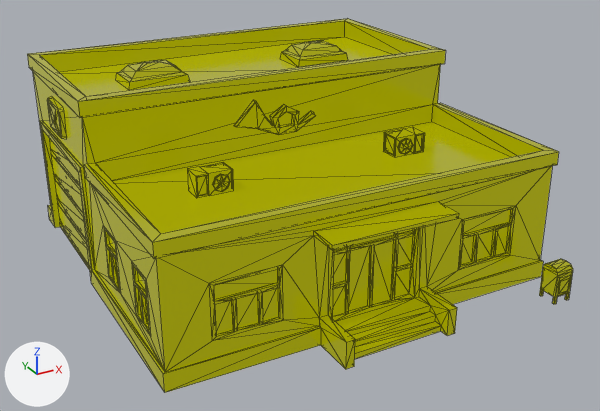
The glTF model public/models/building-post.glb as it was, and as the next commit left it.
The view is the same before and after, from a 50 mm lens placed at (-12.58, -24.47, 13.7), pointed at (0.12, -1.37, 2.15). Lighting does not change. The marker at lower left points along +X, +Y and +Z. Mesh edges are drawn as thin lines. Where no turn or scale is listed for an object, it has been applied to the vertices.

The first picture shows 'building-post'.
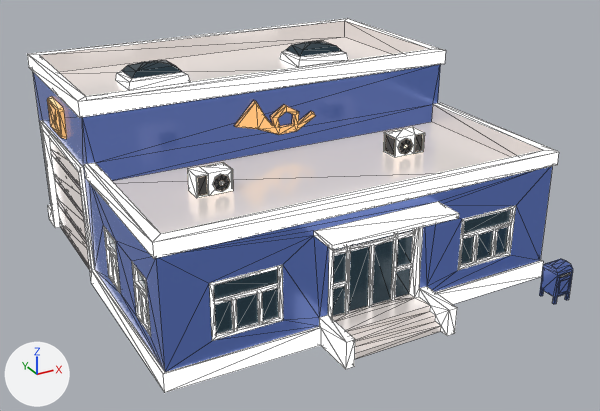
What differs and where, as boxes [x1, y1, x2, y2] in the pictures (600 x 411 px):
'building-post', recoloured
    both: [27, 18, 573, 393]

Diff of the bpy script that builds the scene:
```diff
--- a/public/models/building-post.glb.py
+++ b/public/models/building-post.glb.py
@@ img_base @@
+img_base = load_image('base', '_unpacked/base', 1024, 1024, 'sRGB')
@@ mat_lowpoly_colors_001 @@
+mat_lowpoly_colors_001 = bpy.data.materials.new('LOWPOLY-COLORS.001')
+# uses the picture img_base
@@ me_building_post @@
 me_building_post.from_pydata(...)  # 803 vertices, 1434 faces; spans x -6.96..6.96, y -8.01..6.54, z 0.0..6.6
-me_building_post.materials.append(mat_lowpoly_colors_night)
+me_building_post.materials.append(mat_lowpoly_colors_001)
```
